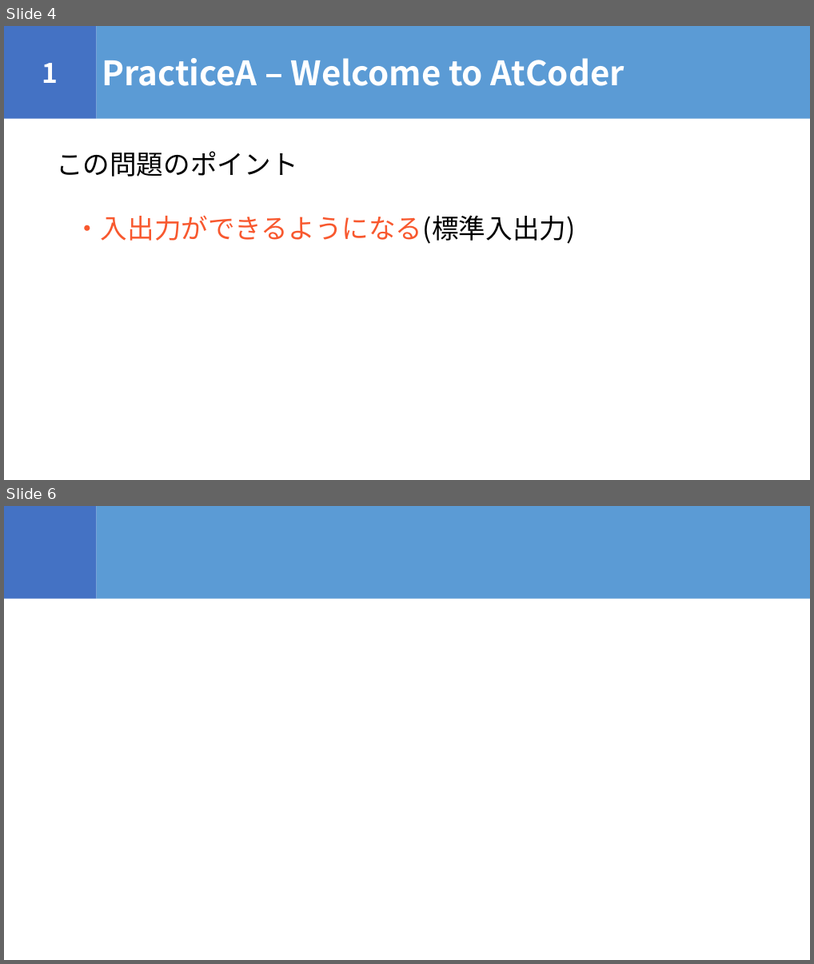
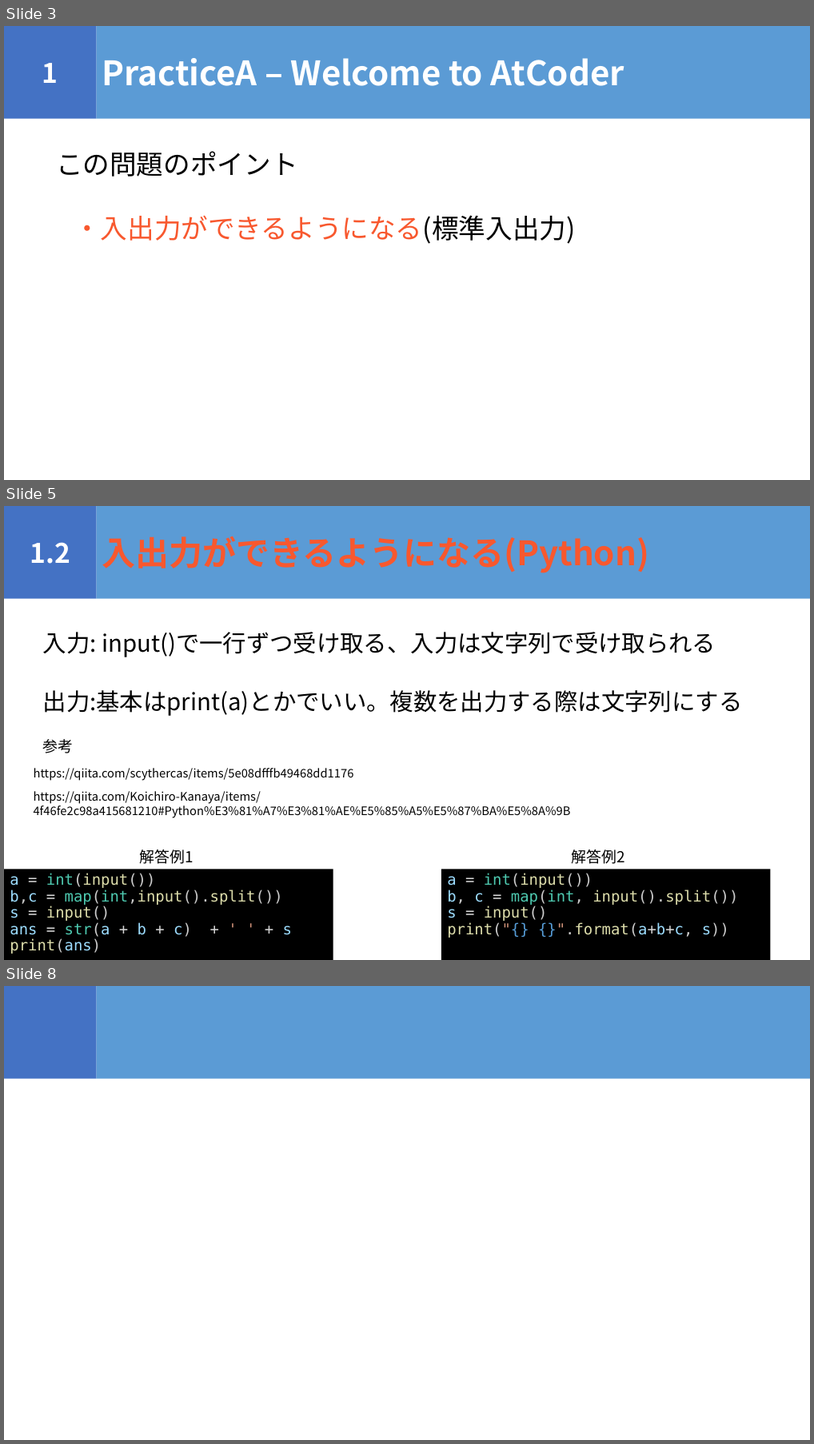
Before and after one commit to igeeeeee/triC_AtCoder_Beginners_Selection, a slide deck: ABS_勉強会.pptx. Shown one above the other, each under a label of ours: slides 4 and 6 before the commit, slides 3, 5 and 8 after it; the slides between them are not shown. The pictures are 814x964 and 814x1444 pixels, drawn with LibreOffice and Linux fonts; fonts in the diff are those of the drawing. Boxes give left, top, right and bottom in pixels: in the first picture for what was removed or moved away, otherwise in the second. Text is boxed around its words. In the diff, an @@ line names an element or a change of style, - is before the commit and + after.

```diff
--- a/ABS_勉強会.pptx
+++ b/ABS_勉強会.pptx
@@ slide 5 added at (x1=4, y1=506, x2=810, y2=960), background #FFFFFF @@
@@ rectangle added at (x1=4, y1=506, x2=97, y2=599), fill #4472C4, 32 pt, text #FFFFFF, bold @@
+1.2
@@ rectangle added at (x1=97, y1=506, x2=810, y2=599), fill #5B9BD5, 40 pt, text #F8582E, bold @@
+入出力ができるようになる(Python)
@@ text added at (x1=43, y1=632, x2=716, y2=657), 28 pt, text #000000 @@
+入力: input()で一行ずつ受け取る、入力は文字列で受け取られる
@@ text added at (x1=43, y1=690, x2=743, y2=716), 28 pt, text #000000 @@
+出力:基本はprint(a)とかでいい。複数を出力する際は文字列にする
@@ text added at (x1=43, y1=739, x2=74, y2=753), 18 pt, text #000000 @@
+参考
@@ text added at (x1=34, y1=768, x2=354, y2=780), 14 pt, text #000000 @@
+https://qiita.com/scythercas/items/5e08dfffb49468dd1176
@@ text added at (x1=34, y1=791, x2=571, y2=818), 14 pt, text #000000 @@
+https://qiita.com/Koichiro-Kanaya/items/4f46fe2c98a415681210#Python%E3%81%A7%E3%81%AE%E5%85%A5%E5%87%BA%E5%8A%9B
@@ text added at (x1=140, y1=849, x2=194, y2=864), 18 pt, text #000000 @@
+解答例1
@@ text added at (x1=572, y1=849, x2=626, y2=864), 18 pt, text #000000 @@
+解答例2
@@ rectangle added at (x1=4, y1=869, x2=333, y2=960), fill #000000, 18 pt, text #DCDCAA @@
+a = int(input())
+b,c = map(int,input().split())
+s = input()
+ans = str(a + b + c) + ' ' + s
+print(ans)
@@ rectangle added at (x1=442, y1=869, x2=770, y2=960), fill #000000, 18 pt, text #DCDCAA @@
+a = int(input())
+b, c = map(int, input().split())
+s = input()
+print("{} {}".format(a+b+c, s))
@@ what was slide 4 is now slide 3 @@
@@ what was slide 6 is now slide 8 @@
```
Also in this commit, not shown: 2 slides changed, 5 other slides added, 1 slide removed, 2 other files.
